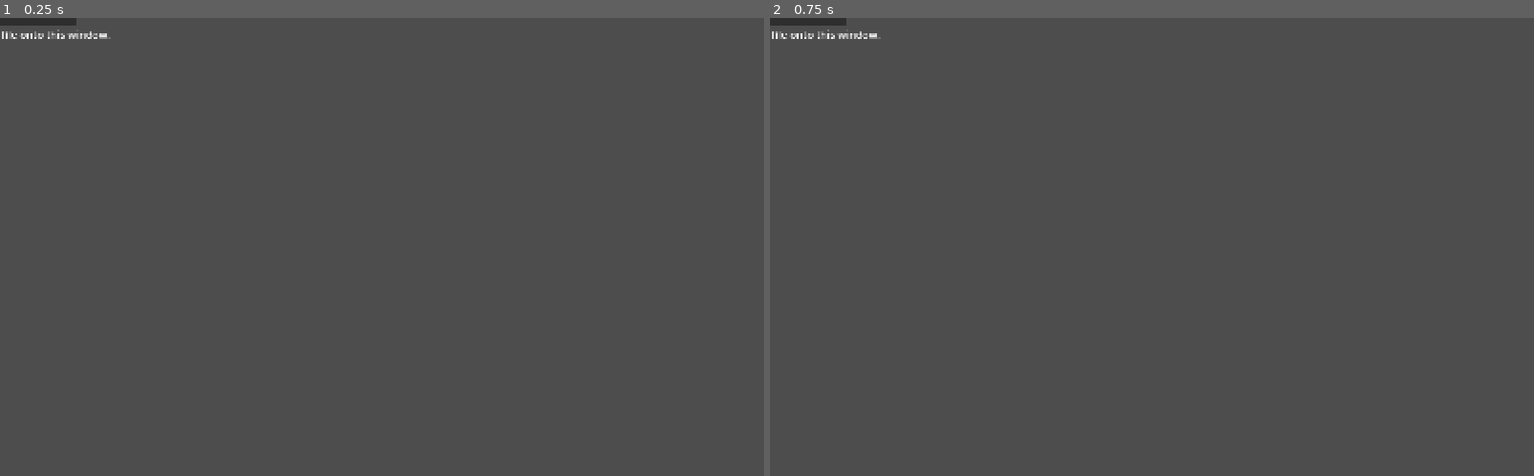
Above: before the commit, frames 1-2 (left to right).
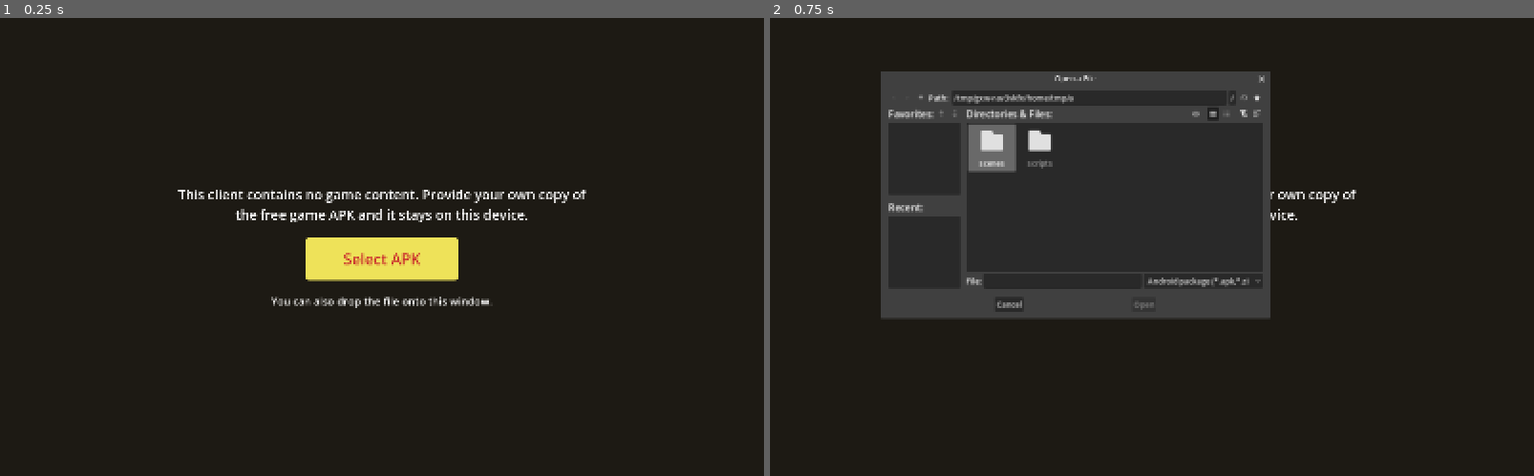
Above: after the commit, the same moments.

Repository: MorenoLand/Moreno.WeedFirm
Game: Godot game, scene res://scenes/main.tscn
The game is run twice, just before and just after one commit, with the same random seed, the same clock (stepped at 60 frames per second) and the same inputs.
Inputs (mouse positions are in pixels of both pictures, inside the frame that each line leads up to):
- Up to frame 1 (0.25 s): no input
- Up to frame 2 (0.75 s): click (1152, 260) at 0.5 s, where only the run after the commit has a clickable "Select APK"

The runs differ from the first frame. In frame 1, 100% of the frame differs, in the area x 0-100%, y 0-100%; in frame 2, 91%.

Commit message:
Fix the loader screen layout; custom icon, boot splash and web page shell

Diff:
--- a/project.godot
+++ b/project.godot
@@ -13,6 +13,9 @@
 config/name="Moreno.WeedFirm"
 run/main_scene="res://scenes/main.tscn"
 config/features=PackedStringArray("26.2", "GL Compatibility", "Redot")
+config/icon="res://icon.png"
+boot_splash/show_image=false
+boot_splash/bg_color=Color(0.113725, 0.101961, 0.0784314, 1)
 
 [autoload]
 
--- a/scripts/loader.gd
+++ b/scripts/loader.gd
@@ -2,24 +2,27 @@
 extends Control
 signal loaded
 var info: Label
+var box: VBoxContainer
 var btn: Button
 var dlg: FileDialog
 var cb: JavaScriptObject
 var busy := false
 func _ready() -> void:
-	set_anchors_preset(Control.PRESET_FULL_RECT)
+	set_anchors_and_offsets_preset(Control.PRESET_FULL_RECT)
 	var bg := ColorRect.new()
 	bg.color = Color("#1d1a14")
-	bg.set_anchors_preset(Control.PRESET_FULL_RECT)
 	add_child(bg)
-	var box := VBoxContainer.new()
-	box.set_anchors_preset(Control.PRESET_CENTER)
+	bg.set_anchors_and_offsets_preset(Control.PRESET_FULL_RECT)
+	var center := CenterContainer.new()
+	add_child(center)
+	center.set_anchors_and_offsets_preset(Control.PRESET_FULL_RECT)
+	box = VBoxContainer.new()
 	box.alignment = BoxContainer.ALIGNMENT_CENTER
 	box.custom_minimum_size = Vector2(900, 0)
-	box.position = Vector2(-450, -160)
-	add_child(box)
+	box.add_theme_constant_override("separation", 28)
+	center.add_child(box)
 	info = Label.new()
-	info.text = "This client contains no game content. Provide your own copy of the free game APK and it will be unpacked on this device only."
+	info.text = "This client contains no game content. Provide your own copy of the free game APK and it stays on this device."
 	info.autowrap_mode = TextServer.AUTOWRAP_WORD_SMART
 	info.add_theme_font_size_override("font_size", 28)
 	info.horizontal_alignment = HORIZONTAL_ALIGNMENT_CENTER
@@ -29,6 +32,13 @@
 	btn.add_theme_font_size_override("font_size", 32)
 	btn.custom_minimum_size = Vector2(320, 90)
 	btn.size_flags_horizontal = Control.SIZE_SHRINK_CENTER
+	var sb := StyleBoxFlat.new()
+	sb.bg_color = Color("#eee259")
+	sb.set_corner_radius_all(8)
+	for st in ["normal", "hover", "pressed", "focus"]: btn.add_theme_stylebox_override(st, sb)
+	btn.add_theme_color_override("font_color", Color("#c92c2c"))
+	btn.add_theme_color_override("font_hover_color", Color("#c92c2c"))
+	btn.add_theme_color_override("font_pressed_color", Color("#c92c2c"))
 	btn.pressed.connect(pick)
 	box.add_child(btn)
 	if OS.has_feature("web"):
@@ -48,6 +58,12 @@
 		dlg.filters = PackedStringArray(["*.apk,*.zip ; Android package"])
 		dlg.file_selected.connect(choose)
 		add_child(dlg)
+func _enter_tree() -> void:
+	var shot := OS.get_environment("WF_SHOT")
+	if shot != "":
+		await get_tree().create_timer(1.0).timeout
+		get_viewport().get_texture().get_image().save_png(shot)
+		get_tree().quit()
 func pick() -> void:
 	if busy: return
 	if OS.has_feature("web"): pick_web()
@@ -71,10 +87,7 @@
 	pick_row = HBoxContainer.new()
 	pick_row.alignment = BoxContainer.ALIGNMENT_CENTER
 	pick_row.add_theme_constant_override("separation", 24)
-	pick_row.set_anchors_preset(Control.PRESET_CENTER_BOTTOM)
-	pick_row.position = Vector2(-450, 700)
-	pick_row.custom_minimum_size = Vector2(900, 0)
-	add_child(pick_row)
+	box.add_child(pick_row)
 	info.text = "Play straight from the APK, or unpack it to disk for faster loading."
 	var a := Button.new()
 	a.text = "Play from APK"
@@ -83,6 +96,8 @@
 	for x in [a, b]:
 		x.add_theme_font_size_override("font_size", 28)
 		x.custom_minimum_size = Vector2(300, 80)
+		x.add_theme_stylebox_override("normal", btn.get_theme_stylebox("normal"))
+		x.add_theme_color_override("font_color", Color("#c92c2c"))
 		pick_row.add_child(x)
 	a.pressed.connect(func(): direct(path))
 	b.pressed.connect(func(): run(path))
Not shown, changed: export_presets.cfg
Binary file added: icon.png
Not shown, added: icon.png.import
